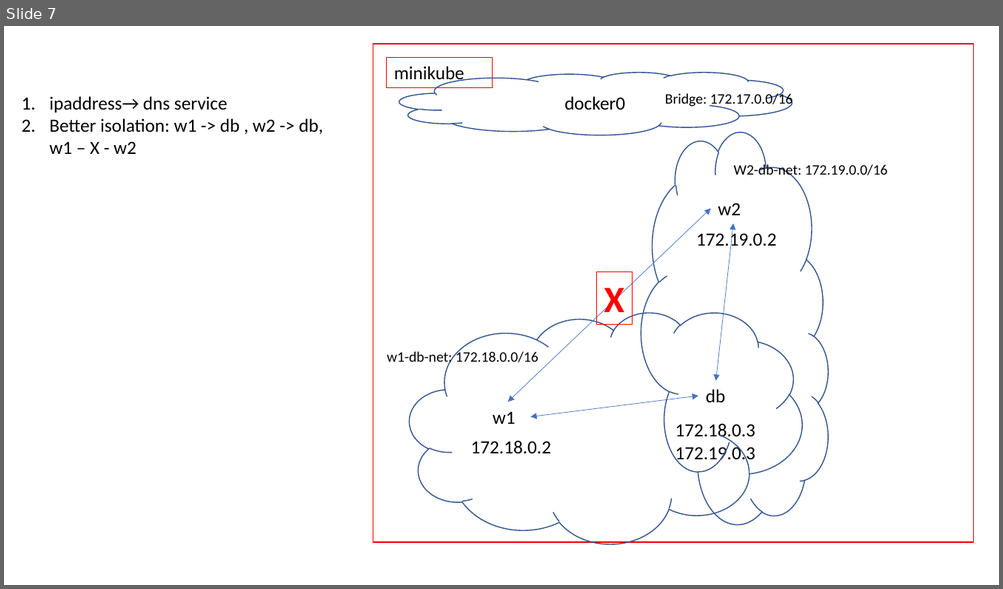
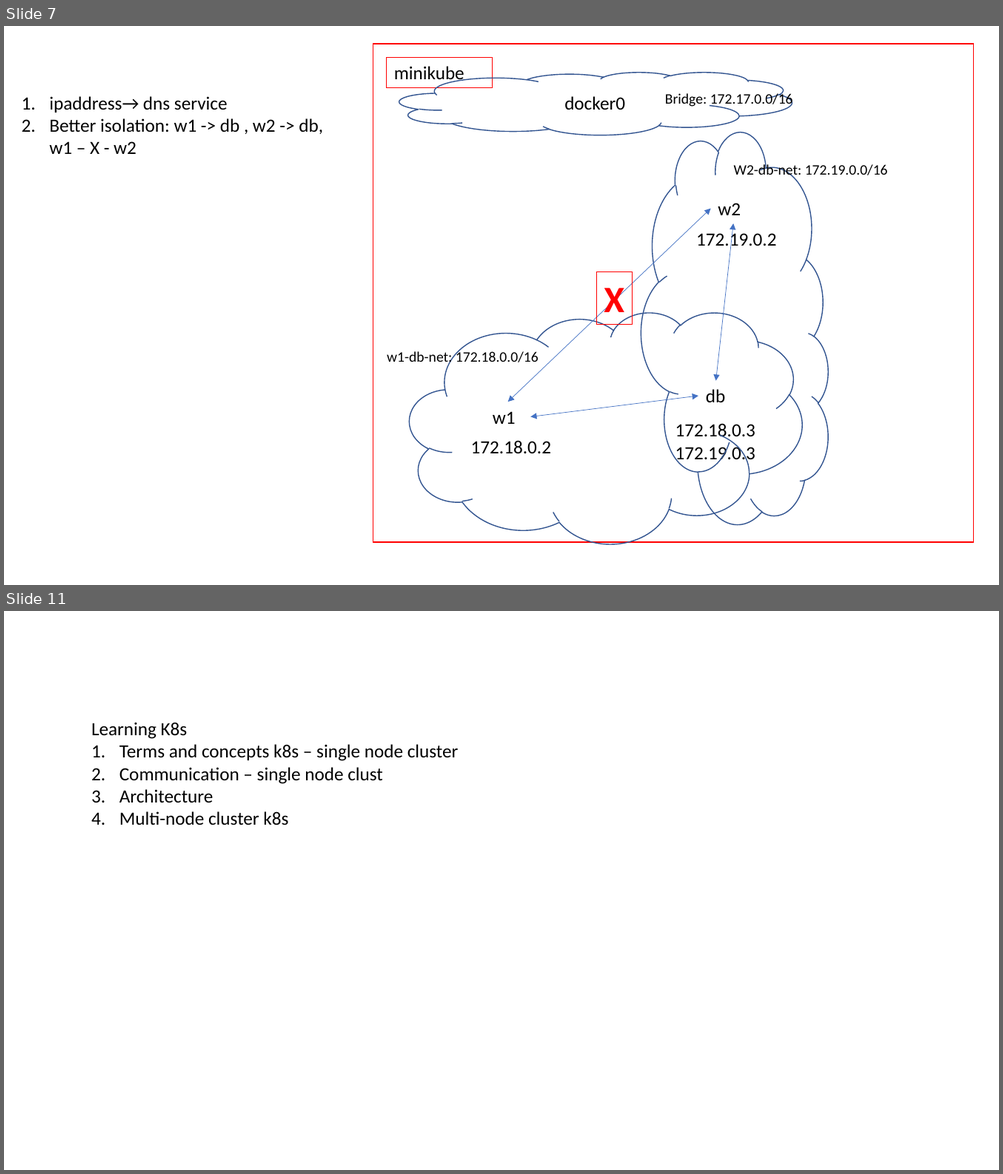
Before and after one commit to AdityaSP/ora-sep16-dock-kube, a slide deck: rough-diag.pptx. Shown one above the other, each under a label of ours: slide 7 before the commit, slides 7 and 11 after it; the slides between them are not shown. The pictures are 1003x589 and 1003x1174 pixels, drawn with LibreOffice and Linux fonts; fonts in the diff are those of the drawing. Boxes give left, top, right and bottom in pixels: in the first picture for what was removed or moved away, otherwise in the second. Text is boxed around its words. In the diff, an @@ line names an element or a change of style, - is before the commit and + after.

```diff
--- a/rough-diag.pptx
+++ b/rough-diag.pptx
@@ slide 11 added at (4,611,999,1170), background #FFFFFF @@
@@ text added at (91,722,458,826), 18 pt, text #000000 @@
+Learning K8s
+1. Terms and concepts k8s – single node cluster
+2. Communication – single node clust
+3. Architecture
+4. Multi-node cluster k8s
```
Also in this commit, not shown: 4 other slides added, 4 other files.
